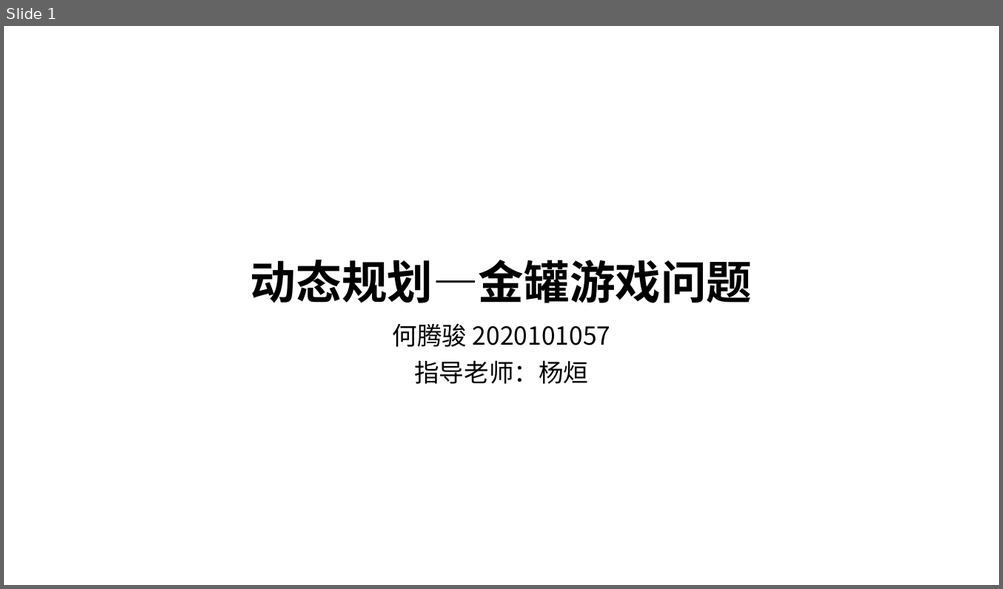
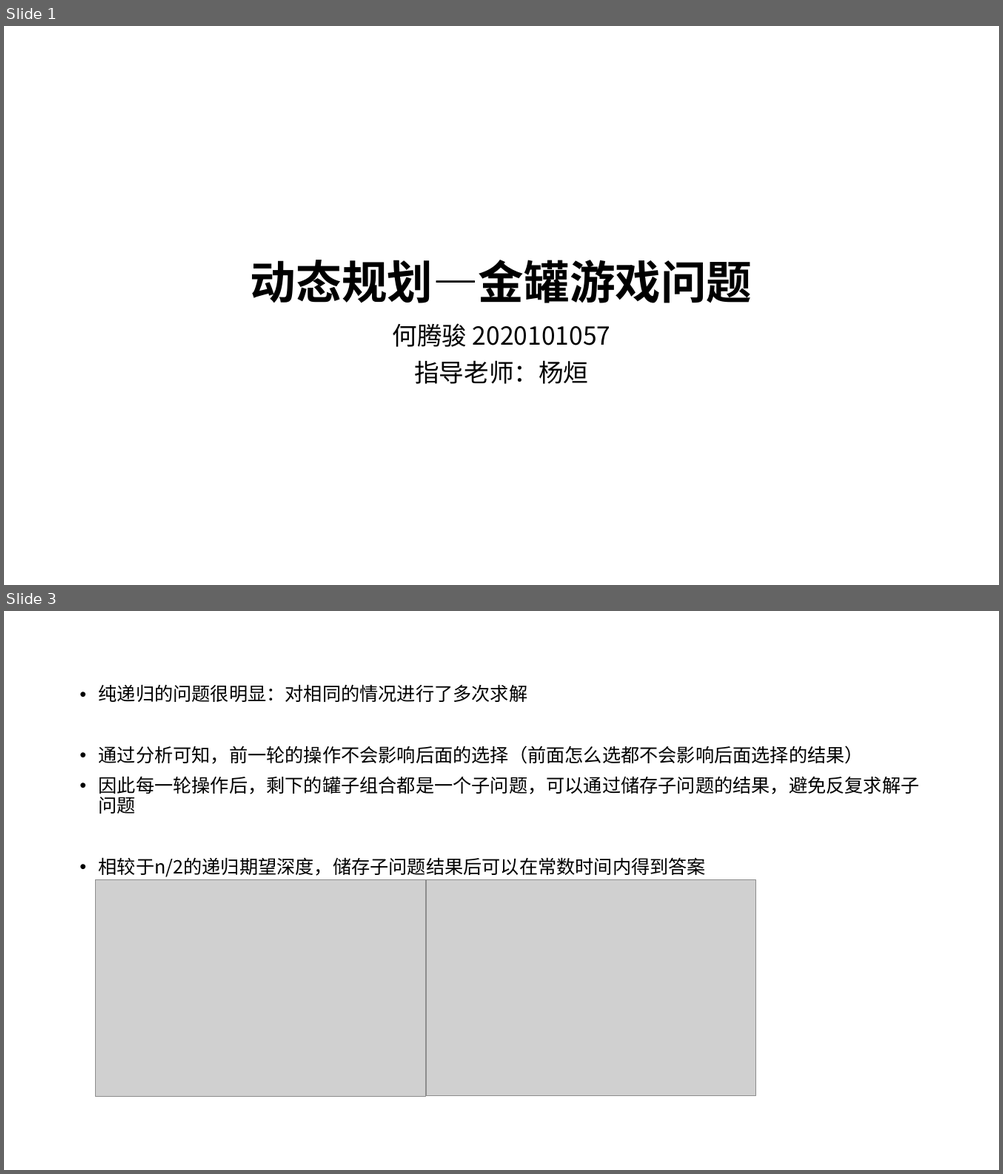
Before and after one commit to VirtualPuffer/Algorithm_Experiment, a slide deck: report/实验4/算法实验04.pptx. Shown one above the other, each under a label of ours: slide 1 before the commit, slides 1 and 3 after it; the slides between them are not shown. The pictures are 1003x589 and 1003x1174 pixels, drawn with LibreOffice and Linux fonts; fonts in the diff are those of the drawing; grey boxes stand for pictures. Boxes give left, top, right and bottom in pixels: in the first picture for what was removed or moved away, otherwise in the second. Text is boxed around its words. In the diff, an @@ line names an element or a change of style, - is before the commit and + after.

```diff
--- a/report/实验4/算法实验04.pptx
+++ b/report/实验4/算法实验04.pptx
@@ slide 3 added at <box>4,611,999,1170</box>, background #FFFFFF @@
@@ text added at <box>99,684,919,877</box>, 18 pt, text #000000 @@
+• 纯递归的问题很明显：对相同的情况进行了多次求解
+• 通过分析可知，前一轮的操作不会影响后面的选择（前面怎么选都不会影响后面选择的结果）
+• 因此每一轮操作后，剩下的罐子组合都是一个子问题，可以通过储存子问题的结果，避免反复求解子问题
+• 相较于n/2的递归期望深度，储存子问题结果后可以在常数时间内得到答案
@@ picture added at <box>96,880,426,1096</box> @@
@@ picture added at <box>426,880,755,1096</box> @@
```
Also in this commit, not shown: 2 slides changed, 2 other slides added, 8 slides removed, 2 other files.
